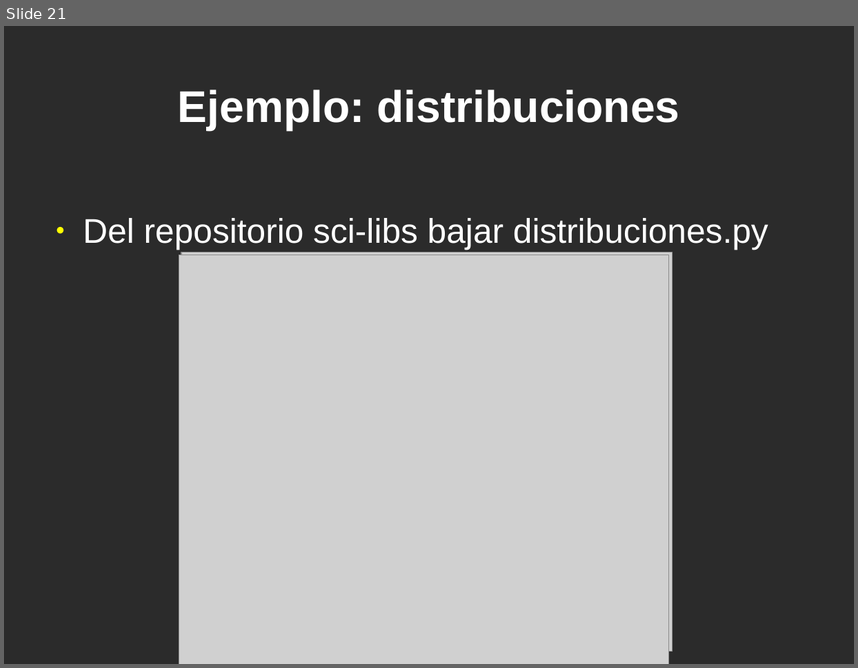
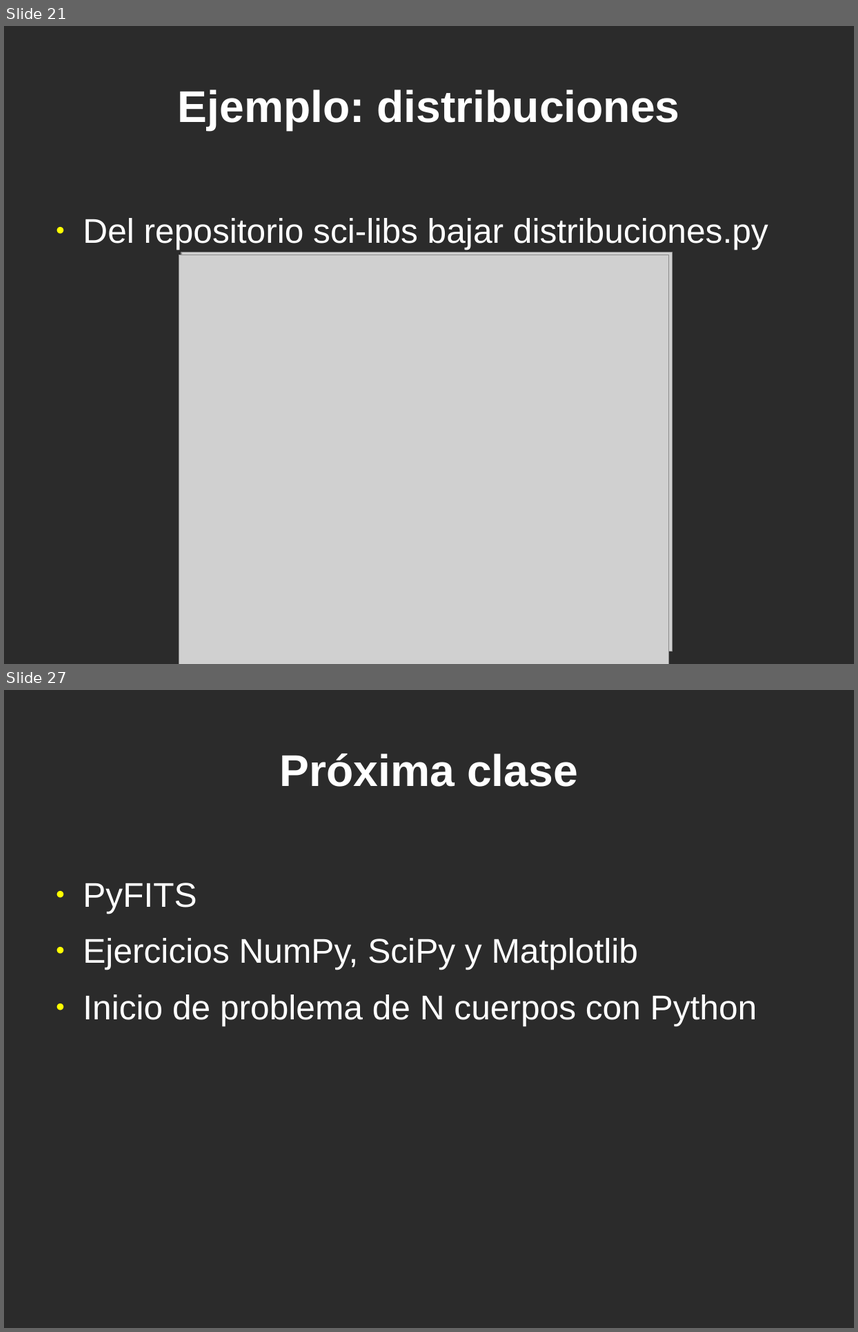
Before and after one commit to jeudy/clases_topicosI2013, a slide deck: 12-Librerias-Scipy.odp. Shown one above the other, each under a label of ours: slide 21 before the commit, slides 21 and 27 after it; the slides between them are not shown. The pictures are 858x668 and 858x1332 pixels, drawn with LibreOffice and Linux fonts; fonts in the diff are those of the drawing; grey boxes stand for pictures; background and template pictures are left out; a plain dark background stands for a picture behind light text. Boxes give left, top, right and bottom in pixels: in the first picture for what was removed or moved away, otherwise in the second. Text is boxed around its words. In the diff, an @@ line names an element or a change of style, - is before the commit and + after.

```diff
--- a/12-Librerias-Scipy.odp
+++ b/12-Librerias-Scipy.odp
@@ slide 27 added at (4,690,854,1328), background picture (left out) @@
@@ title added at (280,753,578,787), 41.4 pt, text #FFFFFF, bold @@
+Próxima clase
@@ text added at (83,883,757,1026), 32 pt, text #FFFFFF @@
+● PyFITS
+● Ejercicios NumPy, SciPy y Matplotlib
+● Inicio de problema de N cuerpos con Python
```
Also in this commit, not shown: 1 slide changed, 5 other slides added, 1 slide removed, 3 other files.
